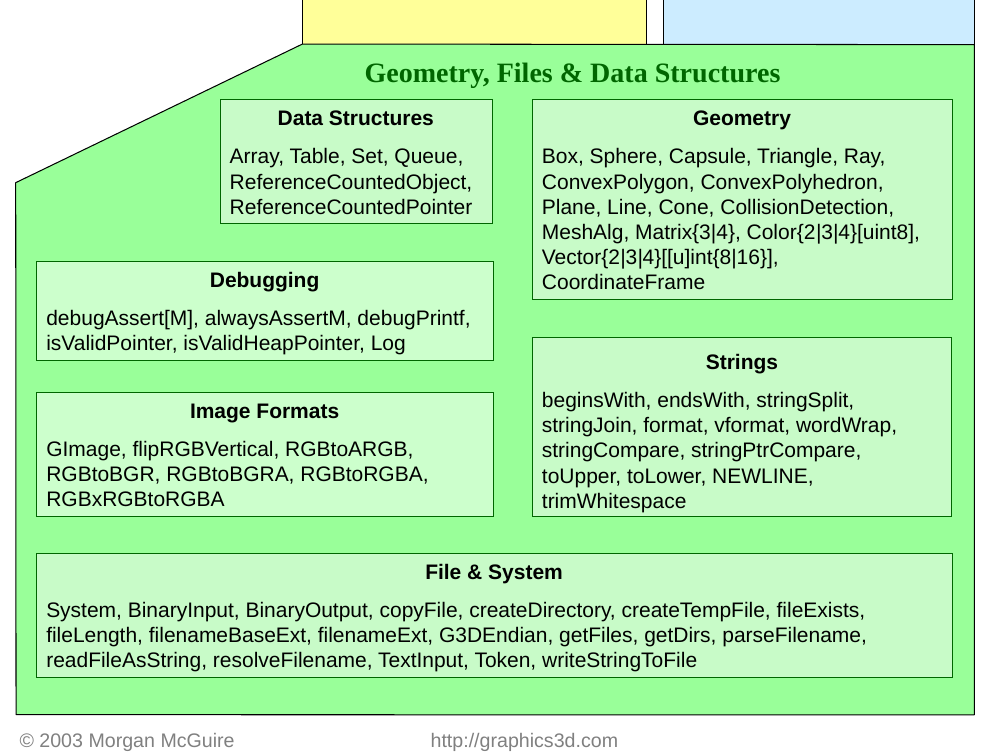
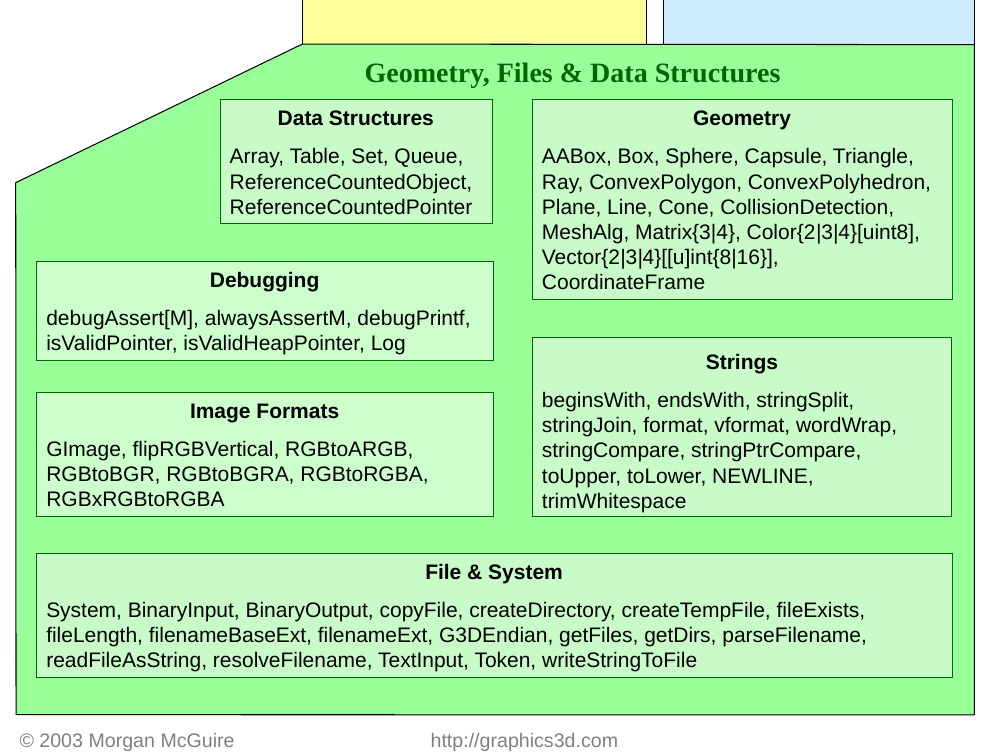
Before and after one commit to luaman/g3d-cpp, a slide deck: slide 2 of source/html/G3D-Map.ppt. Drawn at 1008x756 pixels with LibreOffice and Linux fonts; fonts in the diff are those of the drawing. Boxes give left, top, right and bottom in pixels: in the first picture for what was removed or moved away, otherwise in the second. Text is boxed around its words. In the diff, an @@ line names an element or a change of style, - is before the commit and + after.

```diff
--- a/source/html/G3D-Map.ppt
+++ b/source/html/G3D-Map.ppt
@@ text in rectangle at [542,147,931,290]: text changed @@
-Box, Sphere, Capsule, Triangle, Ray, ConvexPolygon, ConvexPolyhedron, Plane, Line, Cone, CollisionDetection, MeshAlg, Matrix{3|4}, Color{2|3|4}[uint8], Vector{2|3|4}[[u]int{8|16}], CoordinateFrame
+AABox, Box, Sphere, Capsule, Triangle, Ray, ConvexPolygon, ConvexPolyhedron, Plane, Line, Cone, CollisionDetection, MeshAlg, Matrix{3|4}, Color{2|3|4}[uint8], Vector{2|3|4}[[u]int{8|16}], CoordinateFrame
```
Also in this commit, not shown: 13 other files.
